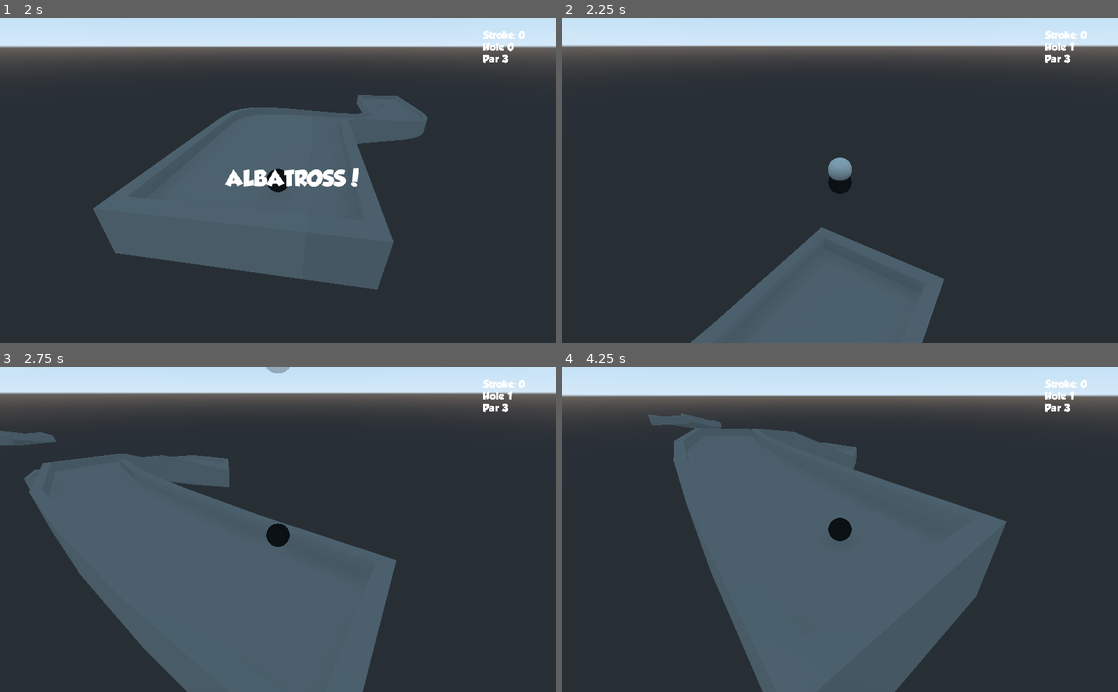
Above: before the commit, frames 1-4 (two rows, left to right).
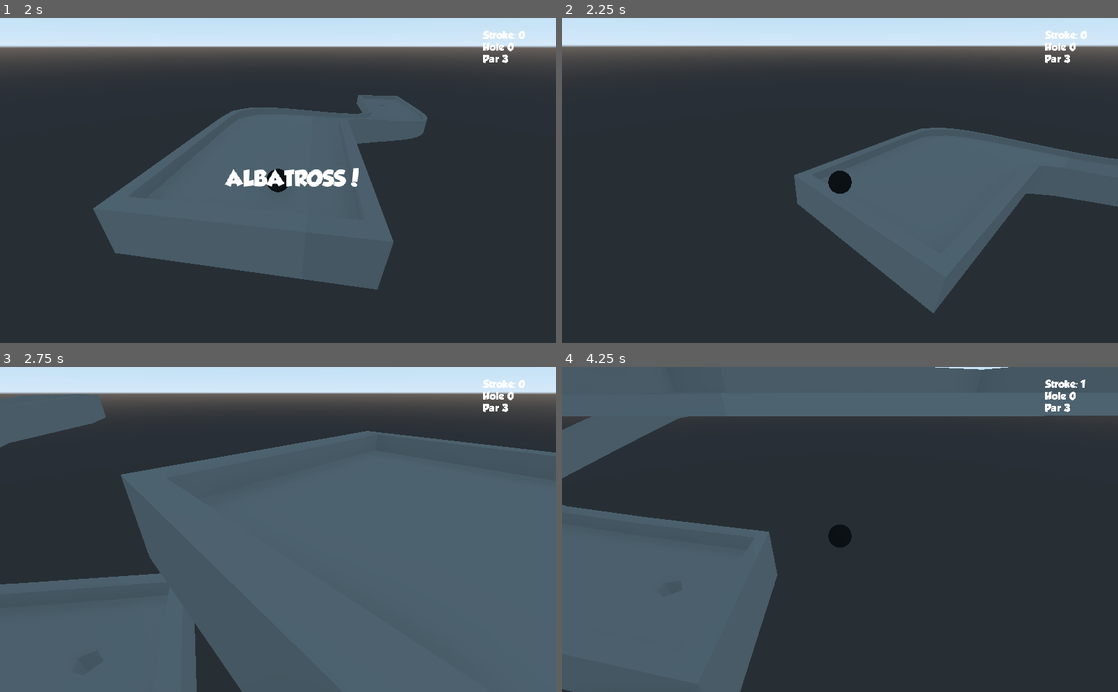
Above: after the commit, the same moments.

Repository: SlashScreen/golf
Game: Godot game, scene res://Levels/test_level.tscn
Same seed, same stepped clock (60 frames per second), same inputs: the game is played once before the commit and once after it.
Inputs (mouse positions are in pixels of both pictures, inside the frame that each line leads up to):
- Up to frame 1 (2 s): move the mouse to (400, 164) at 0.52 s; hold D 0.53-1.28 s; click (400, 164) at 0.67 s; move the mouse to (166, 196) at 1.27 s; hold A from 1.28 s (still down); click (166, 196) at 1.42 s
- Up to frame 2 (2.25 s): move the mouse to (895, 109) at 2.02 s; release A at 2.03 s; hold D from 2.03 s (still down); click (895, 109) at 2.17 s
- Up to frame 3 (2.75 s): keep holding D
- Up to frame 4 (4.25 s): move the mouse to (812, 594) at 2.77 s; click (812, 594) at 2.92 s; move the mouse to (1006, 578) at 3.52 s; release D at 3.53 s; hold A from 3.53 s (still down); click (1006, 578) at 3.67 s

Frame 1 is identical in both runs. In frame 2, 24% of the frame differs, in the area x 23-100%, y 7-100%; in frame 3, 49%; in frame 4, 61%, in the area x 0-100%, y 0-100%.

Commit message:
SFX added. We are broken ATM, I need to do raycasting

Diff:
--- a/Objects/Golf_Ball_Obj.tscn
+++ b/Objects/Golf_Ball_Obj.tscn
@@ -1,11 +1,13 @@
-[gd_scene load_steps=13 format=2]
+[gd_scene load_steps=15 format=2]
 
 [ext_resource path="res://Scripts/Golf_Ball.gd" type="Script" id=1]
 [ext_resource path="res://Misc/Shaders/Arrow_Shader_Material.tres" type="Material" id=2]
 [ext_resource path="res://assets/graphics/arrow.png" type="Texture" id=3]
 [ext_resource path="res://Scripts/Arrow.gd" type="Script" id=4]
-[ext_resource path="res://Misc/default_env.tres" type="Environment" id=5]
-[ext_resource path="res://Scripts/Golf_Camera.gd" type="Script" id=6]
+[ext_resource path="res://assets/sounds/sfx/hit.ogg" type="AudioStream" id=5]
+[ext_resource path="res://Scripts/SFXplayer.gd" type="Script" id=6]
+[ext_resource path="res://Misc/default_env.tres" type="Environment" id=7]
+[ext_resource path="res://Scripts/Golf_Camera.gd" type="Script" id=8]
 
 [sub_resource type="PhysicsMaterial" id=1]
 
@@ -76,9 +78,13 @@
 texture = ExtResource( 3 )
 script = ExtResource( 4 )
 
+[node name="HitSFX" type="AudioStreamPlayer" parent="Ball/Arrow"]
+stream = ExtResource( 5 )
+script = ExtResource( 6 )
+
 [node name="camfollow" type="Spatial" parent="Ball"]
 
 [node name="Camera" type="Camera" parent="Ball/camfollow"]
 transform = Transform( 0.999111, 0, 0, 0, 0.999111, 0, 0, 0, 0.999111, 0, 1.95166, 3.15376 )
-environment = ExtResource( 5 )
-script = ExtResource( 6 )
+environment = ExtResource( 7 )
+script = ExtResource( 8 )
--- a/Scripts/Arrow.gd
+++ b/Scripts/Arrow.gd
@@ -3,7 +3,7 @@
 #Constants
 var ray_length = 1000
 var max_power = 15
-var end_dist = 7
+var end_dist = 6
 export var last_pos = Vector3(0,0,0)
 onready var game_vars = get_node("/root/Signal_Router").gameVars
 
@@ -34,5 +34,6 @@
 				last_pos = ball.get_parent().get_translation() #set last position
 				game_vars.players[game_vars.currentPlayer].stroke += 1 #yes I'm setting the score here. Shouldn't be too big of an issue
 				ball.apply_central_impulse(newdir*((d/end_dist)*max_power)) #apply impulse
+				$HitSFX.play_once()
 	else:
 		hide()
--- a/Scripts/Golf_Ball.gd
+++ b/Scripts/Golf_Ball.gd
@@ -1,12 +1,11 @@
 extends RigidBody
 #Golf_Ball.gd
 export var STATE = "still"
-#States:
-#still = ball not moving
-#moving = moving
 var should_move = false
 var nextLocation = Vector3(0,0,0)
+var lastState
 onready var game_vars = get_node("/root/Signal_Router").gameVars
+signal newTurn
 
 func _ready():
 	#Load textures and things later
@@ -17,17 +16,12 @@
 
 func _process(delta):
 	#TODO: make less finicky.
-	#Process:
-	#Get all the forces acting on it
-	#If the forces balance to 0 AND the length is very small
-	#THEN is still. Otherwise, it's moving
-	#Or just... is sleeping
-
-	#TODO: Stress test this
 	if is_sleeping(): #get_linear_velocity().length() <= .01:
 		STATE = "still"
 	else:
 		STATE = "moving"
+	testStateChange()
+	lastState = STATE
 
 func _on_oob(): #signal
 	should_move = true
@@ -46,3 +40,7 @@
 
 func switch(p):
 	get_node("Ballmesh").get_surface_material(0).set_shader_param("Color",game_vars.players[p].color)
+
+func testStateChange():
+	if lastState == "moving" and STATE == "still":
+		emit_signal("newTurn")
--- /dev/null
+++ b/Scripts/SFXplayer.gd
@@ -0,0 +1,3 @@
+extends AudioStreamPlayer
+func play_once():
+	play()
--- a/Scripts/Signal_Router.gd
+++ b/Scripts/Signal_Router.gd
@@ -3,7 +3,7 @@
 
 ##INIT###
 export var gameVars = {}
-export var howManyPlayers = 1
+export var howManyPlayers = 2
 onready var file = File.new()
 var levels
 onready var baseScene = get_parent().get_node("level")
@@ -23,6 +23,8 @@
 	levels = JSON.parse(file.get_as_text()).get_result()
 	file.close()
 	hard_reset()
+	connect("switch",self,"switch_players")
+	get_parent().get_node("level").get_node("Golf_Ball_Obj").get_node("Ball").connect("newTurn",self,"on_new_turn")
 ###SCORE FUNCTIONS###
 func new_hole():
 	print("New Hole")
@@ -31,11 +33,10 @@
 	gameVars.players[gameVars.currentPlayer].stroke = 0 #reset stroke
 	gameVars.players[gameVars.currentPlayer].hole += 1
 	gameVars.players[gameVars.currentPlayer].location = levels[gameVars.map].holes[str(gameVars.players[gameVars.currentPlayer].hole)].origin
+	switch_players(incrementPlayerCount())
 	reconnect()
-	connect("switch",self,"switch_players")
 	var o = (levels[gameVars.map].holes[str(gameVars.players[gameVars.currentPlayer].hole)].origin)
 	emit_signal("clearHud")
-	emit_signal("switch",0)
 	emit_signal("move_ball",Vector3(o.x,o.y,o.z))
 
 func hard_reset():
@@ -44,7 +45,7 @@
 	gameVars.players = {}
 	for i in range(howManyPlayers):
 		var p = {}
-		p.color = Color()
+		p.color = Color(50*i,50*i,50*i)
 		p.scorecard = []
 		p.stroke = 0
 		p.hole = 0
@@ -52,7 +53,6 @@
 		var o = (levels[gameVars.map].holes[str(p.hole)].origin)
 		p.location = o
 		gameVars.players[i] = p
-	print(str(gameVars.players))
 	reconnect()
 
 func disconnect_signal():
@@ -78,7 +78,6 @@
 	t.start()
 	yield(t,"timeout")
 	new_hole()
-	#switch_players(1)
 
 func switch_players(player):
 	disconnect_signal()
@@ -89,3 +88,13 @@
 	gameVars.currentPlayer = player
 	emit_signal("move_ball",gameVars.players[gameVars.currentPlayer].location)
 	reconnect()
+
+func on_new_turn():
+	switch_players(incrementPlayerCount())
+###UTILITY##
+func incrementPlayerCount():
+	var i = gameVars.currentPlayer
+	i += 1
+	if i > howManyPlayers:
+		i = 0
+	return i
Not shown, added: assets/sounds/sfx/hit.ogg.import
Not shown, added: assets/sounds/sfx/hit.wav.import
Not shown, added: assets/sounds/sfx/hit.mp3
Not shown, added: assets/sounds/sfx/hit.ogg
Not shown, added: assets/sounds/sfx/hit.wav
